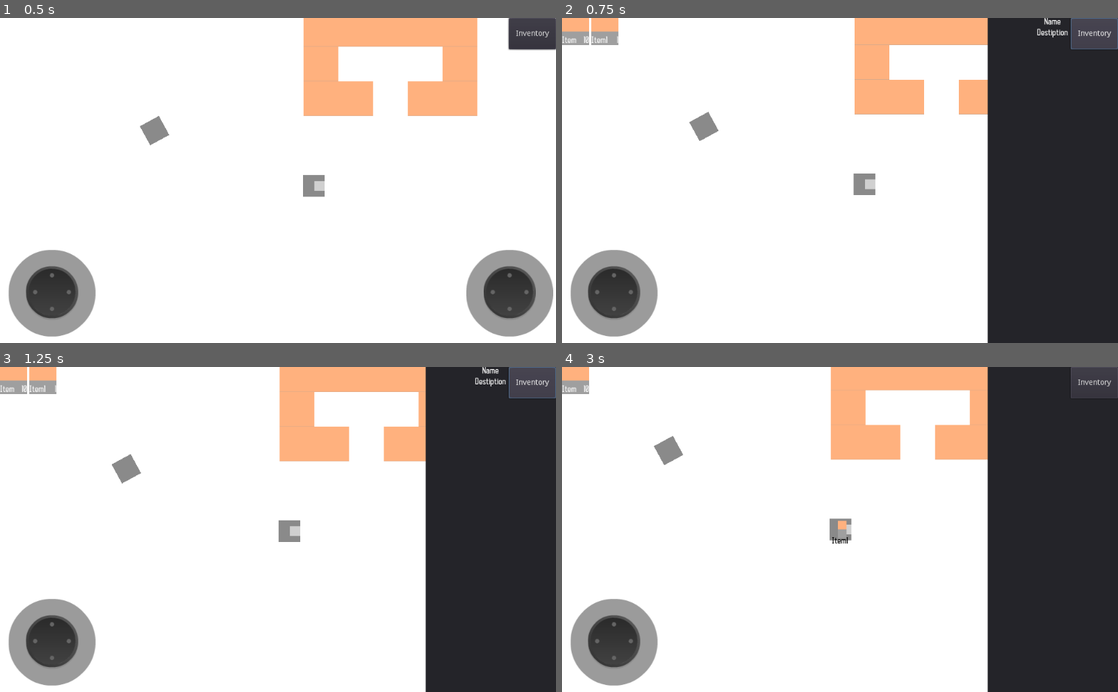
Above: before the commit, frames 1-4 (two rows, left to right).
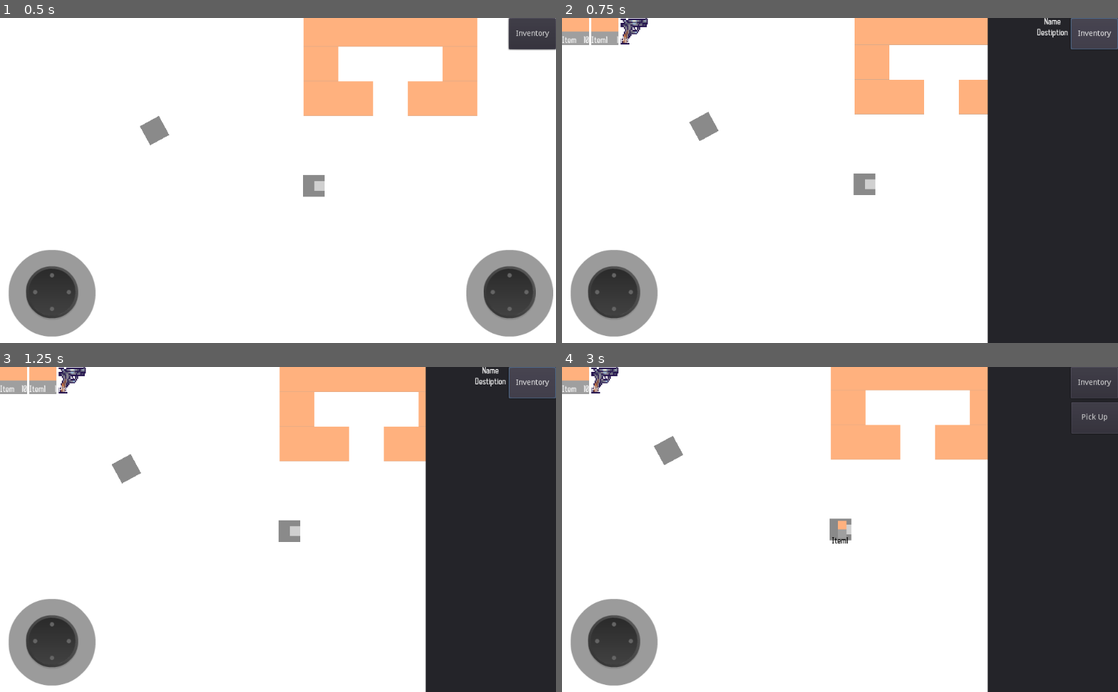
Above: after the commit, the same moments.

Repository: Va11hal1a/rimz
Game: Godot game, scene res://Scene.tscn
Same seed, same stepped clock (60 frames per second), same inputs: the game is played once before the commit and once after it.
Inputs:
- Up to frame 1 (0.5 s): no input
- Up to frame 2 (0.75 s): click "Inventory" at 0.5 s
- Up to frame 3 (1.25 s): no input
- Up to frame 4 (3 s): click "Item" at 1.25 s; click "Item1" at 2 s; click "drop" at 2.75 s

Frame 1 is identical in both runs. In frame 2, 0.2% of the frame differs, in the area x 10-16%, y 0-9%; in frame 3, 0.2%; in frame 4, 0.7%, in the area x 5-100%, y 0-21%.

Commit message:
Add files via upload

Diff:
--- a/Scene.tscn
+++ b/Scene.tscn
@@ -94,3 +94,17 @@
 __meta__ = {
 "_edit_use_anchors_": false
 }
+
+[node name="Pickup" type="Button" parent="CanvasLayer"]
+visible = false
+anchor_left = 1.0
+anchor_right = 1.0
+margin_left = -85.9406
+margin_top = 64.6272
+margin_right = 1.05945
+margin_bottom = 122.627
+mouse_filter = 1
+text = "Pick Up"
+__meta__ = {
+"_edit_use_anchors_": false
+}
--- /dev/null
+++ b/images/icons.tres
@@ -0,0 +1,7 @@
+[gd_resource type="AtlasTexture" load_steps=2 format=2]
+
+[ext_resource path="res://images/pixel_icons_by_oceansdream.png" type="Texture" id=1]
+
+[resource]
+atlas = ExtResource( 1 )
+region = Rect2( -1, 3.50064, 25.4475, 19.9215 )
--- a/prefabs/PickUp.tscn
+++ b/prefabs/PickUp.tscn
@@ -1,10 +1,13 @@
-[gd_scene load_steps=4 format=2]
+[gd_scene load_steps=5 format=2]
 
 [ext_resource path="res://images/tiles.png" type="Texture" id=1]
 [ext_resource path="res://fonts/window.tres" type="DynamicFont" id=2]
 [ext_resource path="res://scripts/PickUpInstance.gd" type="Script" id=3]
 
-[node name="PickUp" type="Node2D"]
+[sub_resource type="RectangleShape2D" id=1]
+extents = Vector2( 10, 17.7955 )
+
+[node name="PickUp" type="Area2D"]
 script = ExtResource( 3 )
 
 [node name="Sprite" type="Sprite" parent="."]
@@ -22,3 +25,6 @@
 __meta__ = {
 "_edit_use_anchors_": false
 }
+
+[node name="Shape" type="CollisionShape2D" parent="."]
+shape = SubResource( 1 )
--- /dev/null
+++ b/prefabs/useItems/Pistol.gd
@@ -0,0 +1,28 @@
+extends Sprite
+
+export var bulletTexture: Texture
+export var speed := 100.0
+var inventory
+
+func bulletCreate(dir: Vector2):
+	var temp = RigidBody2D.new()
+	temp.apply_impulse(Vector2(), dir*speed)
+	temp.gravity_scale = 0.0
+	temp.global_position = global_position
+
+	var textureInstance = Sprite.new()
+	textureInstance.texture = bulletTexture
+	textureInstance.rotation = dir.angle() + PI*0.5
+	temp.add_child(textureInstance)
+
+	get_parent().get_parent().get_parent().add_child(temp)
+
+
+var wait = false;
+func do(dir: Vector2):
+	global_rotation = dir.angle()
+	if(wait): return;
+	wait = true;
+	bulletCreate(dir)
+	yield(get_tree().create_timer(0.5),"timeout");
+	wait = false;
--- /dev/null
+++ b/prefabs/useItems/Pistol.tscn
@@ -0,0 +1,14 @@
+[gd_scene load_steps=5 format=2]
+
+[ext_resource path="res://images/icons.tres" type="Texture" id=1]
+[ext_resource path="res://images/pixel_icons_by_oceansdream.png" type="Texture" id=2]
+[ext_resource path="res://prefabs/useItems/Pistol.gd" type="Script" id=3]
+
+[sub_resource type="AtlasTexture" id=1]
+atlas = ExtResource( 2 )
+region = Rect2( 98, -1, 22, 27 )
+
+[node name="sprite" type="Sprite"]
+texture = ExtResource( 1 )
+script = ExtResource( 3 )
+bulletTexture = SubResource( 1 )
--- a/project.godot
+++ b/project.godot
@@ -18,10 +18,16 @@
 "class": "ItemManager",
 "language": "GDScript",
 "path": "res://scripts/ItemManager.gd"
+}, {
+"base": "Area2D",
+"class": "PickUpInstance",
+"language": "GDScript",
+"path": "res://scripts/PickUpInstance.gd"
 } ]
 _global_script_class_icons={
 "Entity": "",
-"ItemManager": ""
+"ItemManager": "",
+"PickUpInstance": ""
 }
 
 [application]
--- a/scripts/Entity.gd
+++ b/scripts/Entity.gd
@@ -1,81 +1,108 @@
 extends KinematicBody2D
 class_name Entity
 
-export var maxHealth = 100.0;
-onready var health = maxHealth;
+export var maxHealth = 100.0
+onready var health = maxHealth
 
-export var defaultSpeed = 10.0;
-onready var speed = defaultSpeed;
+export var defaultSpeed = 10.0
+onready var speed = defaultSpeed
 
-var use setget setUse;
+var use setget setUse
+
+
 func setUse(val):
-	use = val;
-	if($Use.get_child_count()!= 0):
-		$Use.get_child(0).queue_free();
-	$Use.add_child(use.instance.instance());
+	if $Use.get_child_count() != 0:
+		$Use.get_child(0).queue_free()
+	use = val.instance.instance()
+	$Use.add_child(use)
 
-var direction = Vector2();
+
+var direction = Vector2()
 
 #state machine
 var curState: State setget setState
-var nextState: State;
+var nextState: State
+
+
 class State:
-	var entity;
-	func init(entity:Entity):
-		self.entity = entity;
+	var entity
+
+	func init(entity: Entity):
+		self.entity = entity
+
 	func start():
-		print("state begin");
+		print("state begin")
+
 	func update():
 		pass
+
 	func end():
-		print("state end");
-class RoamState extends State:
-	enum roamPath{
-		default
-	}
-	var roam = false;
-	var roamDelay = 2.0;
-	var roamDelayAfter = 2.0;
-	var _roamPath = roamPath.default;
-	var active = true;
-	static func getRandomDir()->Vector2:
-		return Vector2(rand_range(-1,1),rand_range(-1,1)).normalized();
+		print("state end")
+
+
+class RoamState:
+	extends State
+	enum roamPath { default }
+	var roam = false
+	var roamDelay = 2.0
+	var roamDelayAfter = 2.0
+	var _roamPath = roamPath.default
+	var active = true
+	static func getRandomDir() -> Vector2:
+		return Vector2(rand_range(-1, 1), rand_range(-1, 1)).normalized()
+
 	func start():
 		while active:
-			entity.direction = getRandomDir();
-			yield(entity.get_tree().create_timer(roamDelay),"timeout");
-			if(!active):return;
-			yield(entity.get_tree().create_timer(roamDelayAfter),"timeout");
+			entity.direction = getRandomDir()
+			yield(entity.get_tree().create_timer(roamDelay), "timeout")
+			if ! active:
+				return
+			yield(entity.get_tree().create_timer(roamDelayAfter), "timeout")
+
 	func end():
-		active = false;
-class TargetFollowing extends State:
-	var target:KinematicBody2D;
+		active = false
+
+
+class TargetFollowing:
+	extends State
+	var target: KinematicBody2D
+
 	func update():
-		entity.direction = (target.position-entity.position).normalized();
+		entity.direction = (target.position - entity.position).normalized()
+
+
 func stateControl():
-	if(curState):
-		curState.update();
-func setState(state:State):
-	if(curState == state):
-		return;
-	if(curState != null):
-		curState.end();
-	curState = state;
-	curState.start();
+	if curState:
+		curState.update()
+
+
+func setState(state: State):
+	if curState == state:
+		return
+	if curState != null:
+		curState.end()
+	curState = state
+	curState.start()
+
 
 #effects
-func applyEffects(effects:Dictionary):
+func applyEffects(effects: Dictionary):
 	for effect in effects:
-		call(effect,effects[effect]);
+		call(effect, effects[effect])
+
+
 func dmg(val):
-	health-=val;
-	$Player.play("hit");
+	health -= val
+	$Player.play("hit")
+
 
 #base
 func _ready():
 	add_to_group("entity")
+
+
 func _process(delta):
-	stateControl();
-	move_and_slide(direction*speed);
-	if(direction != Vector2()):
-		rotation = direction.angle();
+	stateControl()
+	move_and_slide(direction * speed)
+	if direction != Vector2():
+		rotation = direction.angle()
--- a/scripts/Global.gd
+++ b/scripts/Global.gd
@@ -1,11 +1,17 @@
 extends Node
 
-onready var joystick = get_node("/root/Scene/CanvasLayer/Analog");
-onready var useJoystick = get_node("/root/Scene/CanvasLayer/Use");
+onready var joystick = get_node("/root/Scene/CanvasLayer/Analog")
+onready var useJoystick = get_node("/root/Scene/CanvasLayer/Use")
 
-var players = [];
+var players = []
+var inventories = []
 
-var items = [ItemManager.Item.new(preload("res://images/tiles.png"),"test item","Item"),ItemManager.Item.new(preload("res://images/tiles.png"),"test item","Item1")]
+var items = [
+	ItemManager.Item.new(preload("res://images/tiles.png"), "test item", "Item"),
+	ItemManager.Item.new(preload("res://images/tiles.png"), "test item", "Item1"),
+	ItemManager.ItemUse.new(preload("res://images/icons.tres"), "test item", "Pistol")
+]
+
 
 func _ready():
-    randomize();
+	randomize()
--- a/scripts/Inventory.gd
+++ b/scripts/Inventory.gd
@@ -1,117 +1,173 @@
-extends Control;
+extends Control
 
-onready var inventory = ItemManager.Inventory.new();
+onready var inventory = ItemManager.Inventory.new()
 
-export var gridContainerPath: NodePath;
-onready var gridContainer = get_node(gridContainerPath);
+export var gridContainerPath: NodePath
+onready var gridContainer = get_node(gridContainerPath)
 
-export var slotInstance: PackedScene;
-var selectedSlot setget setSlot;
+export var slotInstance: PackedScene
+var selectedSlot setget setSlot
 
-onready var nameLabel = $Panel/Container/Name;
-onready var descriptionLabel = $Panel/Container/Description;
+onready var nameLabel = $Panel/Container/Name
+onready var descriptionLabel = $Panel/Container/Description
 
-onready var pickUpScene = preload("res://prefabs/PickUp.tscn");
-onready var attachedPlayerId = 0;
+onready var pickUpScene = preload("res://prefabs/PickUp.tscn")
+onready var attachedPlayerId = 0
 
-onready var tween = $Tween;
+onready var tween = $Tween
 
-var debug = false;
+onready var pickup = get_parent().get_node("Pickup")
+
+var debug = false
+
 
 func clearActions(slot):
 	for action in slot.item.actions:
+		for child in $Panel/Container.get_children():
+			if child is Button:
+				child.queue_free()
 
-		for child in $Panel/Container.get_children():
-			if(child is Button):
-				child.queue_free();
 
 func clearDefnName():
-	nameLabel.text = "";
-	descriptionLabel.text = "";
+	nameLabel.text = ""
+	descriptionLabel.text = ""
+
 
 func setSlot(slot):
-	if(selectedSlot == slot):
-		return;
+	if selectedSlot == slot:
+		return
 
-	clearActions(slot);
+	clearActions(slot)
 
-	nameLabel.text = slot.item.name;
-	descriptionLabel.text = slot.item.description;
+	nameLabel.text = slot.item.name
+	descriptionLabel.text = slot.item.description
 
 	for action in slot.item.actions:
-		var button = preload("res://prefabs/ActionButton.tscn").instance();
-		button.text = action;
-		button.connect("button_up",self,action,[slot]);
-		$Panel/Container.add_child(button);
+		var button = preload("res://prefabs/ActionButton.tscn").instance()
+		button.text = action
+		button.connect("button_up", self, action, [slot])
+		$Panel/Container.add_child(button)
 
 
 func _ready():
-	if(attachedPlayerId > Global.players.size() || attachedPlayerId == -1): #in case if player is not initialized or attached
-		get_parent().get_node("InventoryButton").visible=false;
-		return;
+	if attachedPlayerId > Global.players.size() || attachedPlayerId == -1:  #in case if player is not initialized or attached
+		get_parent().get_node("InventoryButton").visible = false
+		return
 
-	inventory.connect("inventoryRefresh", self, "refresh");
-	test();
+	inventory.connect("inventoryRefresh", self, "refresh")
+	test()
 
-	Global.players[attachedPlayerId].get_node("PickUpArea").connect("area_entered",self,"itemEntered");
+	Global.players[attachedPlayerId].get_node("PickUpArea").connect(
+		"area_entered", self, "itemEntered"
+	)
+	Global.players[attachedPlayerId].get_node("PickUpArea").connect(
+		"area_exited", self, "itemExited"
+	)
+
+	pickup.connect("button_up", self, "pickupClick")
+
 
 func refresh():
 	for child in gridContainer.get_children():
-		child.queue_free();
+		child.queue_free()
 
-	var id = 0;
+	var id = 0
 
 	for slot in inventory.slots:
-		var temp = slotInstance.instance();
-		temp.init(slot.item, slot.count);
-		temp.connect("button_up",self,"slot_select",[id]);
-		gridContainer.add_child(temp);
+		var temp = slotInstance.instance()
+		temp.init(slot.item, slot.count)
+		temp.connect("button_up", self, "slot_select", [id])
+		gridContainer.add_child(temp)
 
-		id+=1;
+		id += 1
+
 
 func test():
-	for i in range(0,10):
-		inventory.addItem(Global.items[0]);
-	inventory.addItem(Global.items[1]);
+	for i in range(0, 10):
+		inventory.addItem(Global.items[0])
+	inventory.addItem(Global.items[1])
+	inventory.addItem(Global.items[2])
+
 
 func slot_select(id):
 	print(inventory.slots)
-	setSlot(inventory.slots[id]);
+	setSlot(inventory.slots[id])
+
+# SLOT ACTIONS
 
 func use(slot):
-	if(debug): print("use item ", slot.item.name)
+	if debug:
+		print("use item ", slot.item.name)
 
-func drop(slot,count = 1):
 
-	var pickUpInstance = pickUpScene.instance();
-	pickUpInstance.global_position = Global.players[attachedPlayerId].global_position;
-	pickUpInstance.init(slot.item, count);
-	get_parent().get_parent().add_child(pickUpInstance);
-	dropItemAnimation(pickUpInstance);
+func drop(slot, count = 1):
+	var pickUpInstance = pickUpScene.instance()
+	pickUpInstance.global_position = Global.players[attachedPlayerId].global_position
+	pickUpInstance.init(slot.item, count)
+	get_parent().get_parent().add_child(pickUpInstance)
+	dropItemAnimation(pickUpInstance)
 
-	if(debug): print("drop item", slot.item.name);
-	inventory.removeItem(slot.item,count);
+	if debug:
+		print("drop item", slot.item.name)
+	inventory.removeItem(slot.item, count)
 
-	if(slot.count == 0): #clear name, definition and actions
-		clearDefnName();
-		clearActions(slot);
+	if slot.count == 0:  #clear name, definition and actions
+		clearDefnName()
+		clearActions(slot)
+
 
 func dropAll(slot):
-	drop(slot,slot.count);
+	drop(slot, slot.count)
+
 
 func dropItemAnimation(instance):
-	var xDeviation = rand_range(-1,1)*20.0;
-	var yDeviation = rand_range(0,1)*20.0;
+	var xDeviation = rand_range(-1, 1) * 20.0
+	var yDeviation = rand_range(0, 1) * 20.0
 
-	tween.interpolate_property(instance,"position:x",
-	instance.position.x, instance.position.x+xDeviation,
-	0.5, tween.TRANS_CUBIC);
+	tween.interpolate_property(
+		instance,
+		"position:x",
+		instance.position.x,
+		instance.position.x + xDeviation,
+		0.5,
+		tween.TRANS_CUBIC
+	)
 
-	tween.interpolate_property(instance,"position:y",
-	instance.position.y, instance.position.y-yDeviation,
-	0.5, tween.TRANS_CUBIC);
+	tween.interpolate_property(
+		instance,
+		"position:y",
+		instance.position.y,
+		instance.position.y - yDeviation,
+		0.5,
+		tween.TRANS_CUBIC
+	)
 
-	tween.start();
+	tween.start()
+
+
+func equip(slot):
+	Global.players[attachedPlayerId].setUse(slot.item)
+
+# PICK UP
+var enteredList = []
+
 
 func itemEntered(item):
-	pass
+	if item is PickUpInstance:
+		enteredList.append(item)
+		refreshPickup()
+
+
+func itemExited(item):
+	enteredList.erase(item)
+	refreshPickup()
+
+
+func refreshPickup():
+	pickup.visible = ! (enteredList.size() == 0)
+
+
+func pickupClick():
+	inventory.addItem(enteredList[-1].item, enteredList[-1].count)
+	enteredList.remove(-1)
+	enteredList[-1].queue_free()
--- a/scripts/ItemManager.gd
+++ b/scripts/ItemManager.gd
@@ -1,58 +1,82 @@
 class_name ItemManager
 
+
 class Item:
-	var icon = null;
-	var description = "empty";
+	var icon = null
+	var description = "empty"
 	var name = "item"
-	var actions = ["drop","dropAll"]
-	func _init(icon:Texture,description:String, name: String):
-		self.icon = icon;
-		self.description = description;
-		self.name = name;
-class ItemEffects extends Item:
+	var actions = ["drop", "dropAll"]
+
+	func _init(icon: Texture, description: String, name: String):
+		self.icon = icon
+		self.description = description
+		self.name = name
+
+
+class ItemEffects:
+	extends Item
 	var effects = {}
-	func _init(icon:Texture,description:String,name: String,effects = {}).(icon,description,name):
-		effects = effects;
+
+	func _init(icon: Texture, description: String, name: String, effects = {}).(
+		icon, description, name
+	):
+		effects = effects
 
 		actions.append("use")
-class ItemUse extends Item:
+
+
+class ItemUse:
+	extends Item
 	var instance = null
-	func _init(icon:Texture,description:String,name: String,istance).(icon,description, name):
-		self.instance = instance;
+
+	func _init(icon: Texture, description: String, name: String, instance: PackedScene = null).(
+		icon, description, name
+	):
+		if instance != null:
+			self.instance = instance
+		else:
+			self.instance = load("res://prefabs/useItems/" + name + ".tscn")
 
 		actions.append("equip")
-	func do():
-		print("use " + self.name);
+
 
 class Slot:
-	var item: Item;
-	var count = 0;
+	var item: Item
+	var count = 0
+
 	func _init(item: Item, count):
-		self.item = item;
-		self.count = count;
+		self.item = item
+		self.count = count
+
 
 class Inventory:
-	signal inventoryRefresh;
+	signal inventoryRefresh
 	var slots = []
+
+	func _init():
+		Global.inventories.append(self)
+
 	func findIdByName(name: String):
-		var acc = 0;
+		var acc = 0
 		for slot in slots:
-			if(slot.item.name == name):
-				return acc;
-			acc+=1;
-		return -1;
-	func addItem(item: Item):
-		var id = findIdByName(item.name);
-		if(id == -1):
-			slots.push_back(Slot.new(item,1));
+			if slot.item.name == name:
+				return acc
+			acc += 1
+		return -1
+
+	func addItem(item: Item, count: int = 1):
+		var id = findIdByName(item.name)
+		if id == -1:
+			slots.push_back(Slot.new(item, count))
 		else:
-			slots[id].count+=1;
-		emit_signal("inventoryRefresh");
+			slots[id].count += count
+		emit_signal("inventoryRefresh")
+
 	func removeItem(item: Item, count = 1):
-		var id = findIdByName(item.name);
-		if(id == -1):
-			return false;
-		slots[id].count-=count;
-		if(slots[id].count <= 0):
-			slots.remove(id);
-		emit_signal("inventoryRefresh");
+		var id = findIdByName(item.name)
+		if id == -1:
+			return false
+		slots[id].count -= count
+		if slots[id].count <= 0:
+			slots.remove(id)
+		emit_signal("inventoryRefresh")
--- a/scripts/PickUpInstance.gd
+++ b/scripts/PickUpInstance.gd
@@ -1,10 +1,15 @@
-extends Node2D
-var count = 1;
+extends Area2D
+class_name PickUpInstance
+var count = 1
+var item
+
 
 func init(item: ItemManager.Item, count = 1):
-    $Label.text = item.name;
-    $Sprite.texture = item.icon;
 
-    self.count = count;
-    if(self.count > 1):
-        $Label.text += " x"+String(count);
+	self.item = item
+	$Label.text = item.name
+	$Sprite.texture = item.icon
+
+	self.count = count
+	if self.count > 1:
+		$Label.text += " x" + String(count)
--- a/scripts/Player.gd
+++ b/scripts/Player.gd
@@ -1,5 +1,6 @@
 extends Entity
 
+var inventoryId = 0
 func _ready():
 	._ready();
 	add_to_group("player");
Binary file added: images/pixel_icons_by_oceansdream.png
Not shown, added: images/pixel_icons_by_oceansdream.png.import
Not shown, added: screenshot.png.import
Not shown, added: logs/godot.log
Not shown, added: logs/godot_2021-08-04_13.42.21.log
Not shown, added: logs/godot_2021-08-04_13.43.25.log
Not shown, added: logs/godot_2021-08-04_14.00.29.log
Not shown, added: logs/godot_2021-08-04_14.02.39.log
